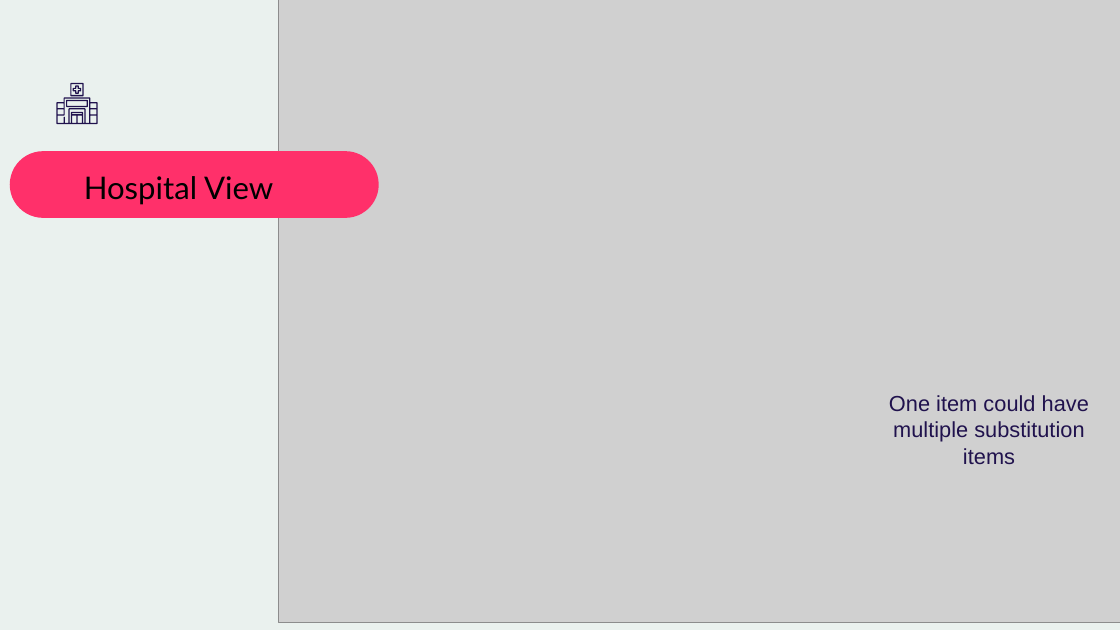
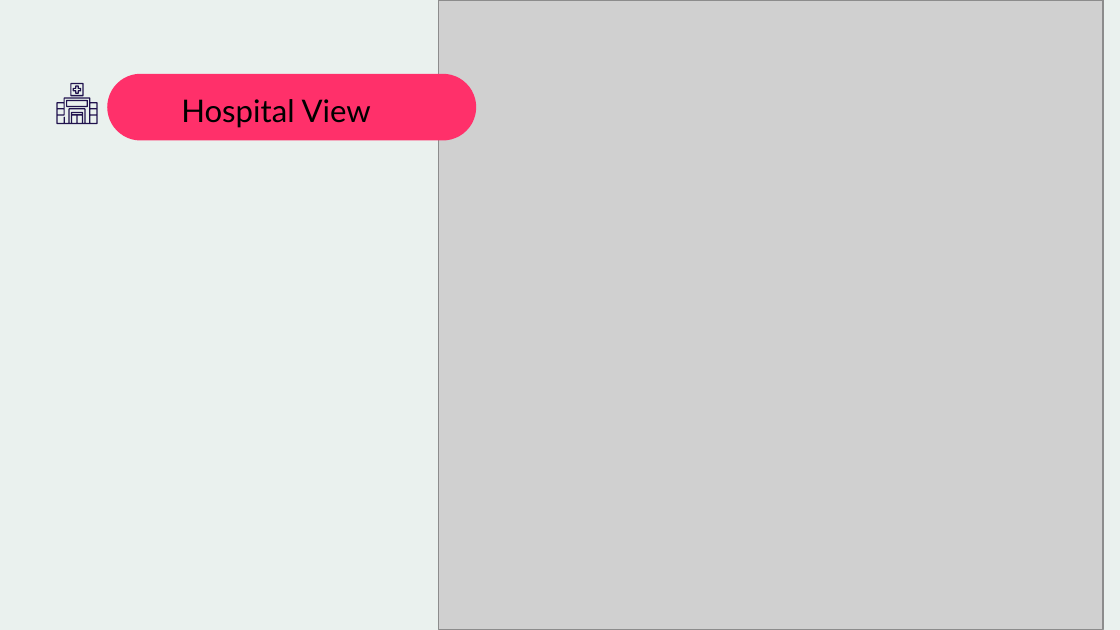
Before and after one commit to Andydandy77/COVID19-Management-System, a slide deck: slide 9 of COVID-19 Management System.pptx (slide 8 before the commit). Drawn at 1120x630 pixels with LibreOffice and Linux fonts; fonts in the diff are those of the drawing; grey boxes stand for pictures. Boxes give left, top, right and bottom in pixels: in the first picture for what was removed or moved away, otherwise in the second. Text is boxed around its words. In the diff, an @@ line names an element or a change of style, - is before the commit and + after.

```diff
--- a/COVID-19 Management System.pptx
+++ b/COVID-19 Management System.pptx
@@ picture: place and size @@
-picture at (279, 0, 1120, 623)
+picture at (439, 0, 1103, 629)
@@ text "Hospital View": place and size @@
-text "Hospital View" at (84, 176, 273, 205)
+text "Hospital View" at (181, 99, 371, 128)
@@ rounded rectangle: place and size @@
-rounded rectangle at (10, 151, 379, 218)
+rounded rectangle at (108, 74, 476, 141)
@@ text removed at (889, 395, 1089, 464) @@
-One item could have multiple substitution items
```
Also in this commit, not shown: 3 other slides changed, 2 slides added, 1 slide removed, 7 other files.
